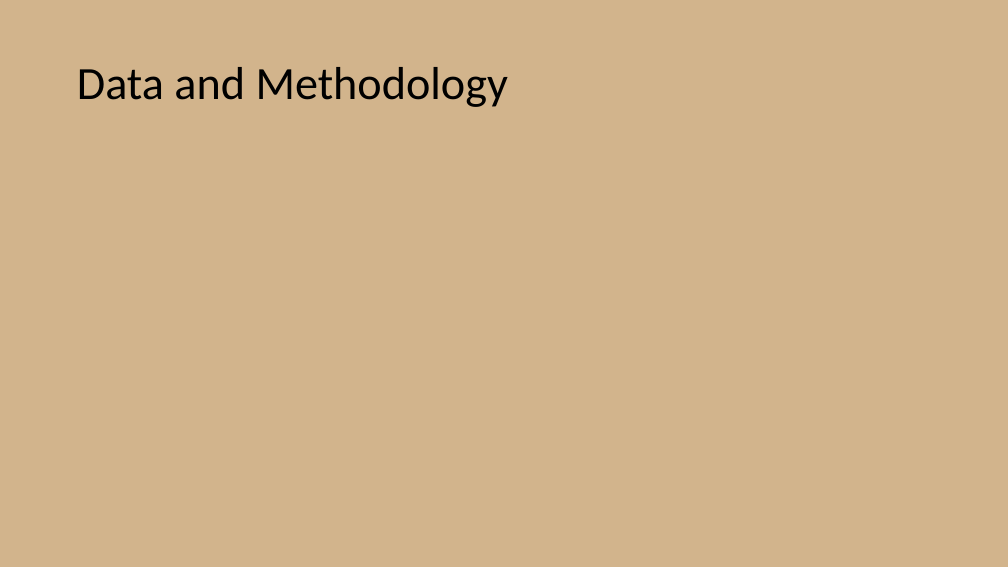
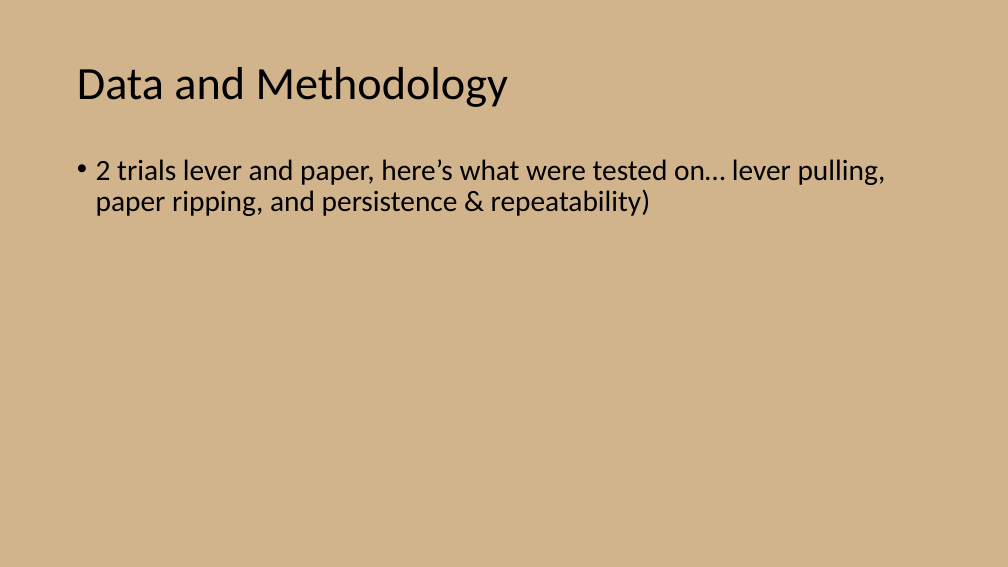
Before and after one commit to chanks06/chickadees, a slide deck: slide 5 of Presentation2.pptx (slide 4 before the commit). Drawn at 1008x567 pixels with LibreOffice and Linux fonts; fonts in the diff are those of the drawing. Boxes give left, top, right and bottom in pixels: in the first picture for what was removed or moved away, otherwise in the second. Text is boxed around its words. In the diff, an @@ line names an element or a change of style, - is before the commit and + after.

```diff
--- a/Presentation2.pptx
+++ b/Presentation2.pptx
@@ text added at [96, 159, 886, 216], 28 pt, text #000000 @@
+• 2 trials lever and paper, here’s what were tested on… lever pulling, paper ripping, and persistence & repeatability)
```
Also in this commit, not shown: 2 other slides changed, 1 slide added, 2 other files.
